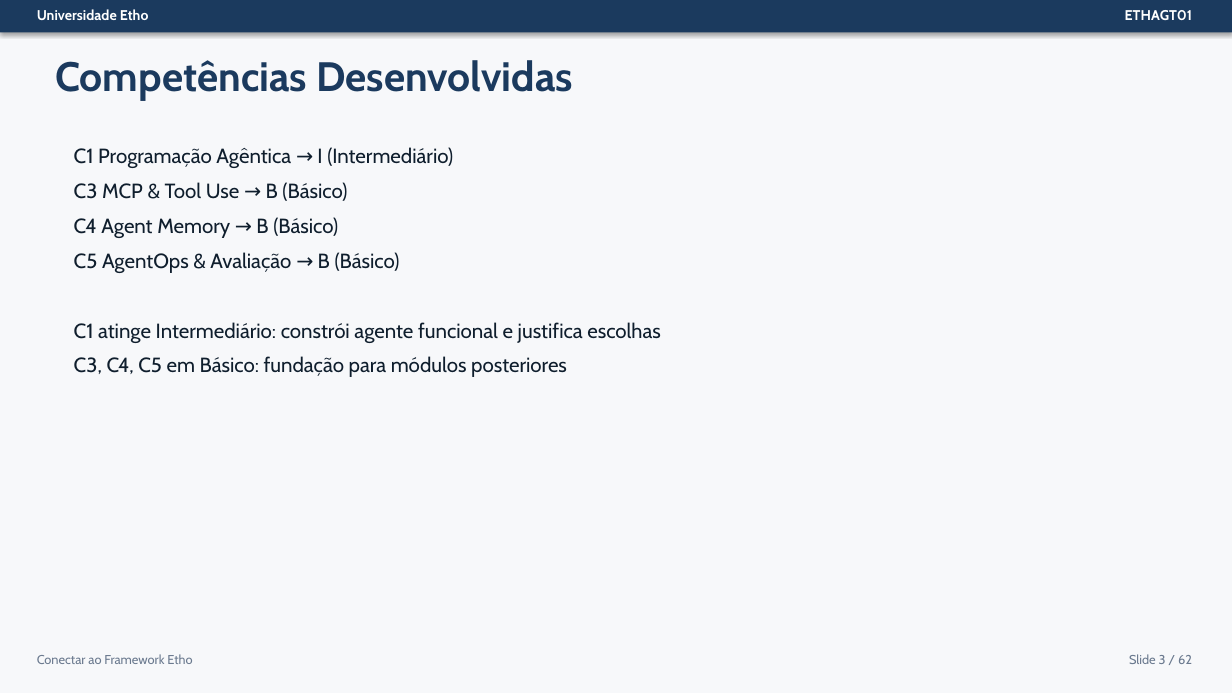
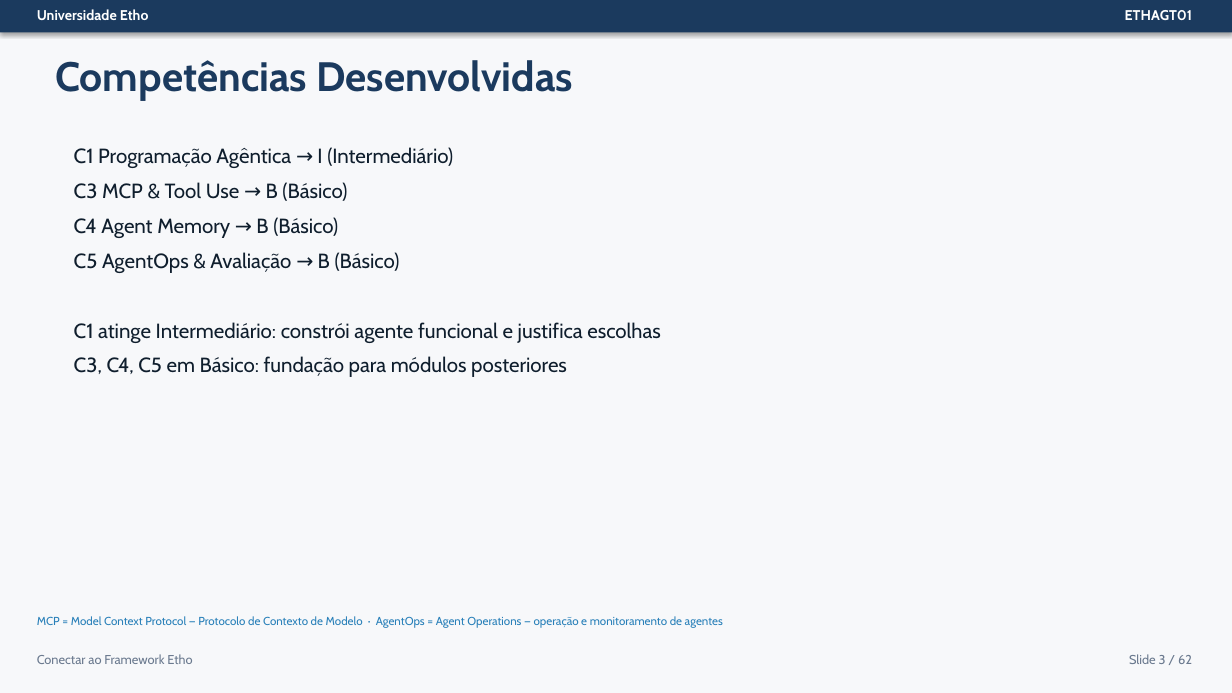
Before and after one commit to Etho-University/especializacao-programacao-agentica, a slide deck: slide 3 of 03-Slides/ETHAGT01/ETHAGT01-Apresentacao.pptx. Drawn at 1232x693 pixels with LibreOffice and Linux fonts; fonts in the diff are those of the drawing. Boxes give left, top, right and bottom in pixels: in the first picture for what was removed or moved away, otherwise in the second. Text is boxed around its words. In the diff, an @@ line names an element or a change of style, - is before the commit and + after.

Commit message:
feat: adiciona definicoes de acronimos no rodape dos slides (ETHAGT01-16)
Para cada apresentacao ETHAGT01 a ETHAGT16:
- Modificado gerar_pptx.py: add_footer e funcoes de slide aceitam parametro acronyms
- Definicoes de acronimos especificos do dominio agentic AI/LLM no rodape
- Apenas na primeira aparicao de cada acronimo na apresentacao
- Markdown slides-detalhados atualizados com campo Rodape
- Todos os PPTX regenerados (~1000 slides totais, ~110 acronimos definidos)

```diff
--- a/03-Slides/ETHAGT01/ETHAGT01-Apresentacao.pptx
+++ b/03-Slides/ETHAGT01/ETHAGT01-Apresentacao.pptx
@@ text added at (37, 616, 723, 628), 9 pt, text #2980B9 @@
+MCP = Model Context Protocol — Protocolo de Contexto de Modelo · AgentOps = Agent Operations — operação e monitoramento de agentes
```
Also in this commit, not shown: 8 other slides changed, 57 other files.
